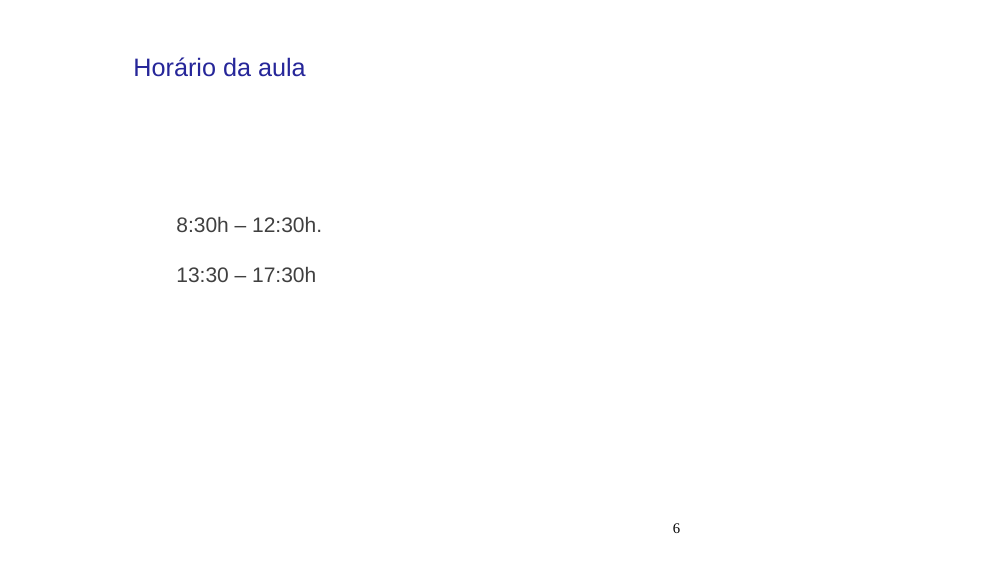
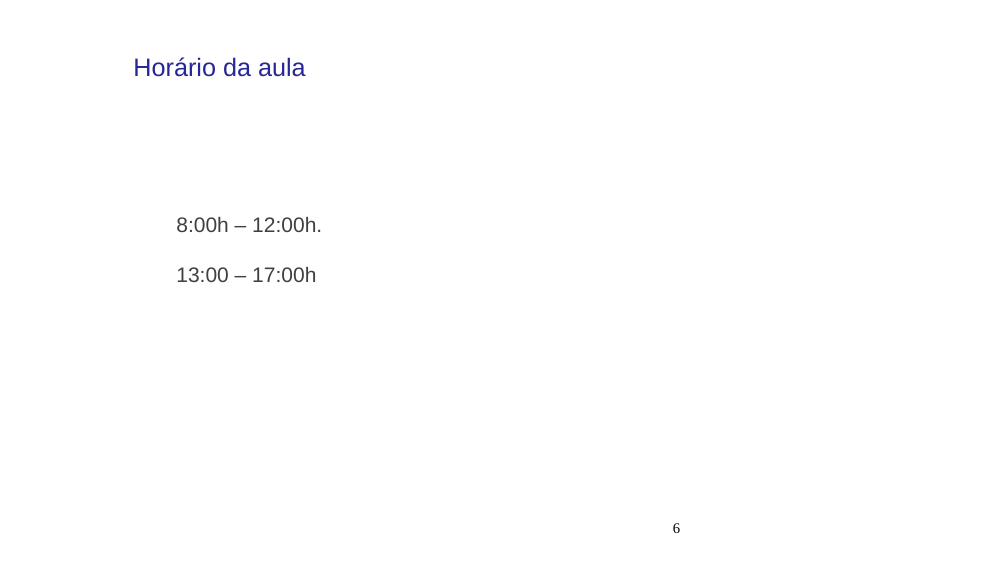
Before and after one commit to xrodpim/PostGraduate_Portfolio, a slide deck: slide 6 of DM119/slides/A_Apresentacao_Curso.pptx. Drawn at 1008x567 pixels with LibreOffice and Linux fonts; fonts in the diff are those of the drawing; background and template pictures are left out. Boxes give left, top, right and bottom in pixels: in the first picture for what was removed or moved away, otherwise in the second. Text is boxed around its words. In the diff, an @@ line names an element or a change of style, - is before the commit and + after.

```diff
--- a/DM119/slides/A_Apresentacao_Curso.pptx
+++ b/DM119/slides/A_Apresentacao_Curso.pptx
@@ text at [176,216,322,282]: text changed @@
-8:30h – 12:30h.
-13:30 – 17:30h
+8:00h – 12:00h.
+13:00 – 17:00h
```
Also in this commit, not shown: 1 other slide changed.
